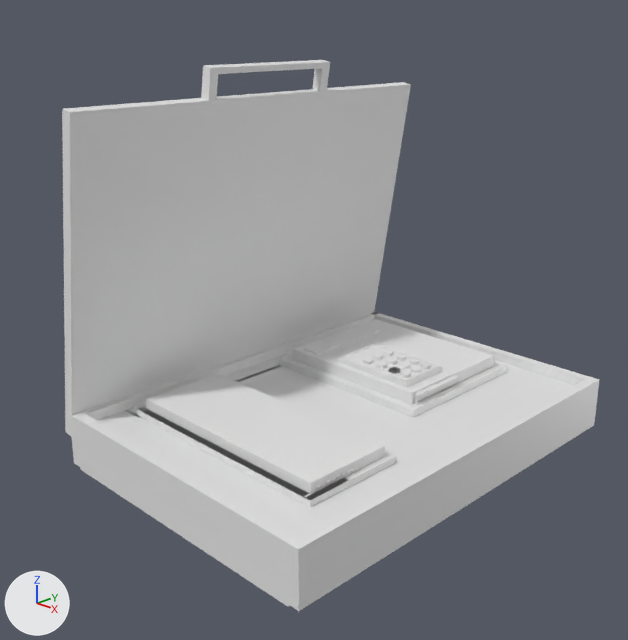
Renders of the Blender file unity/Assets/Models/briefcase1.blend from each side of a commit.
Both versions are drawn from a 50 mm lens placed at (3.71, -3.51, 2.76), pointed at (-0.1, 0.28, 0.88). The lights are fixed; the arrows at lower left show +X, +Y and +Z. Both versions are drawn at frame 48 of the action 'Cube.001Action'; the numbers are the values there.
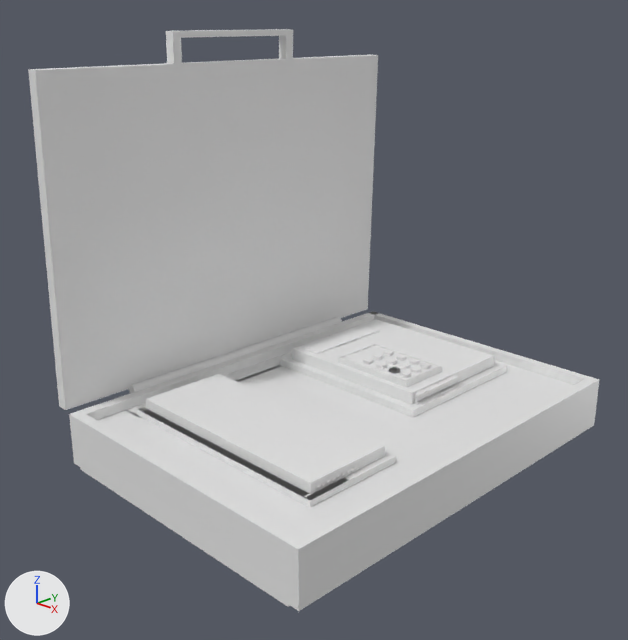
Commit message: Edited Briefcase
Edited the briefcase animation so that it didn't clip through the parts of the bomb by using multiple keyframes.

What differs and where, as boxes (x1, y1, x2, y2) in the pictures (628 x 640 px):
'Cube.001', moved, turned: before (62, 60, 411, 436); after (28, 29, 378, 410)
'Cylinder', unchanged, uncovered by the edit: after (129, 317, 342, 393)

Patch to the scene script:
```diff
--- a/unity/Assets/Models/briefcase1.blend.py
+++ b/unity/Assets/Models/briefcase1.blend.py
@@ ob_cube_001 @@
 ob_cube_001 = bpy.data.objects.new('Cube.001', me_cube_001)
-ob_cube_001.location = (-1.88, 0.004, 1.435)
-ob_cube_001.rotation_euler = (0.0, 0.165, 0.0)  # degrees (0, 9.5, 0)
+ob_cube_001.location = (-2.101, 0.004, 1.493)
+ob_cube_001.rotation_euler = (0.0, 0.0264, 0.0)  # degrees (0, 1.5, 0)
```
